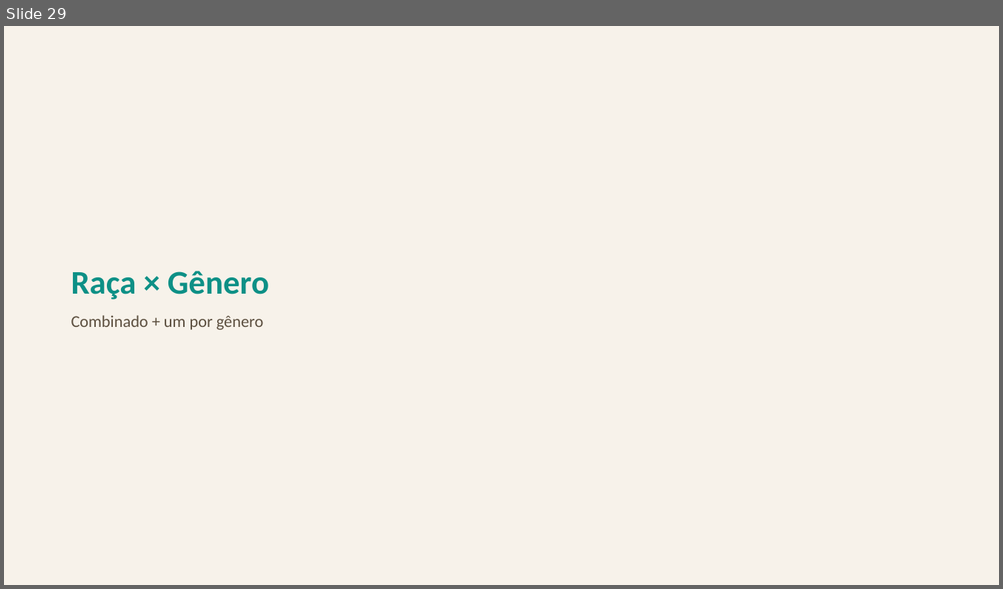
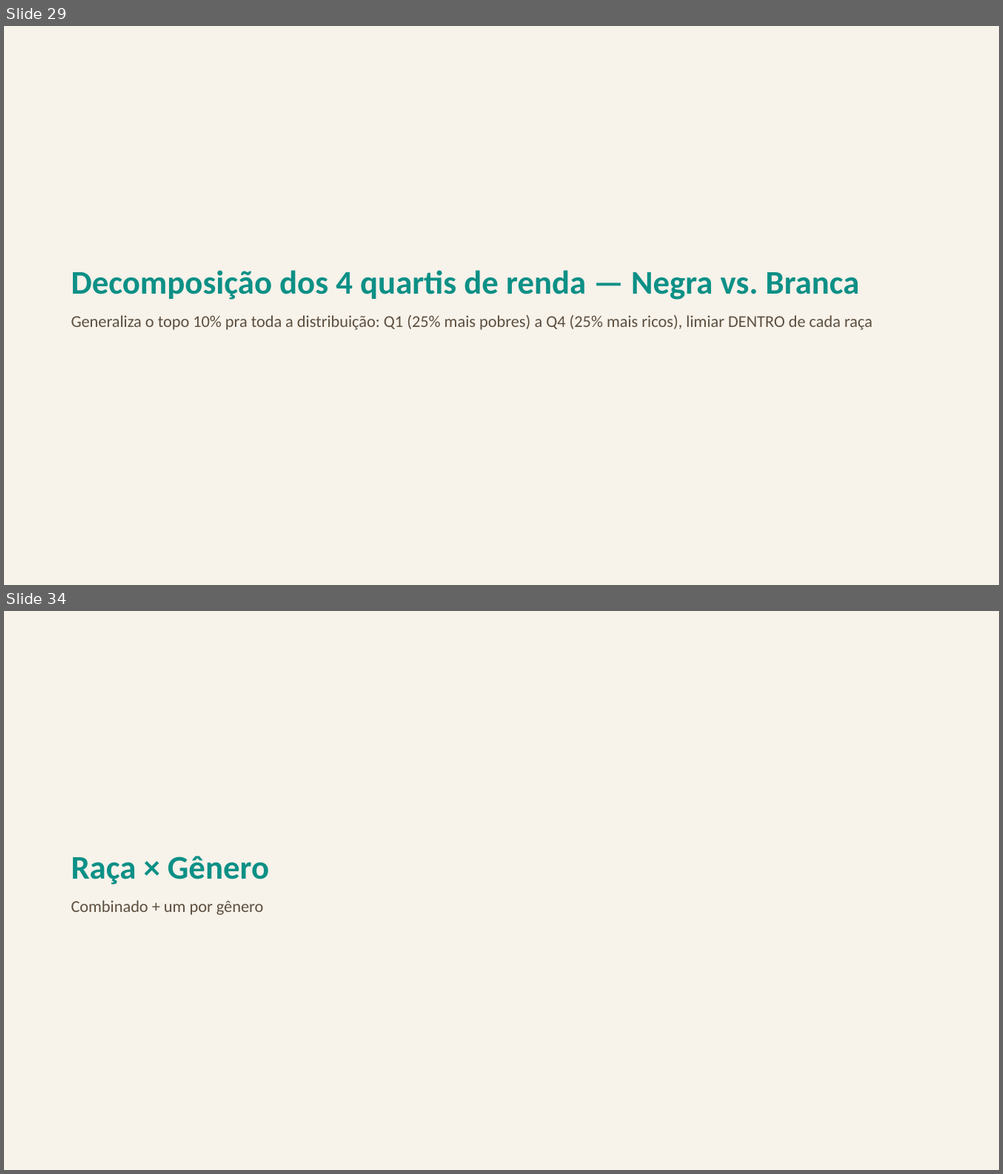
Before and after one commit to FelipeSantanaJ/Hub-Racial-Brasil, a slide deck: docs/Datahub_Racial_Brasil_Fase1.pptx. Shown one above the other, each under a label of ours: slide 29 before the commit, slides 29 and 34 after it; the slides between them are not shown. The pictures are 1003x589 and 1003x1174 pixels, drawn with LibreOffice and Linux fonts; fonts in the diff are those of the drawing. Boxes give left, top, right and bottom in pixels: in the first picture for what was removed or moved away, otherwise in the second. Text is boxed around its words. In the diff, an @@ line names an element or a change of style, - is before the commit and + after.

Commit message:
Adiciona decomposição dos 4 quartis de renda por raça (corrige escopo)
O pedido original era uma decomposição histórica dos 4 quartis da
população, usando o topo 10% só como exemplo — a entrega anterior cobriu
só o exemplo (P90), não o pedido completo. gerar_perfil_quartis_racial
generaliza gerar_perfil_topo10_racial pros 4 quartis (P25/P50/P75
calculados DENTRO de cada raça), com as mesmas 4 dimensões de composição
(gênero, faixa etária, geração, escolaridade) e a mesma ressalva de
heaping de renda já documentada. O topo 10% continua publicado à parte
como recorte complementar mais estreito.

Achado mais forte: o hiato educacional entre Negra e Branca cresce
conforme sobe o quartil de renda — de ~6 p.p. no quartil mais pobre pra
~32 p.p. no mais rico — confirmando com o painel completo o padrão já
visto isoladamente no topo 10%.

63 gráficos (era 59), apresentação com 82 slides (era 77), 20 datasets
(era 19).

```diff
--- a/docs/Datahub_Racial_Brasil_Fase1.pptx
+++ b/docs/Datahub_Racial_Brasil_Fase1.pptx
@@ slide 29 added at [4,26,999,585], background #F7F2EA @@
@@ text added at [71,270,872,330], 16 pt, text #5C4F3F @@
+Decomposição dos 4 quartis de renda — Negra vs. Branca
+Generaliza o topo 10% pra toda a distribuição: Q1 (25% mais pobres) a Q4 (25% mais ricos), limiar DENTRO de cada raça
@@ what was slide 29 is now slide 34 @@
```
Also in this commit, not shown: 4 other slides added, 12 other files.
